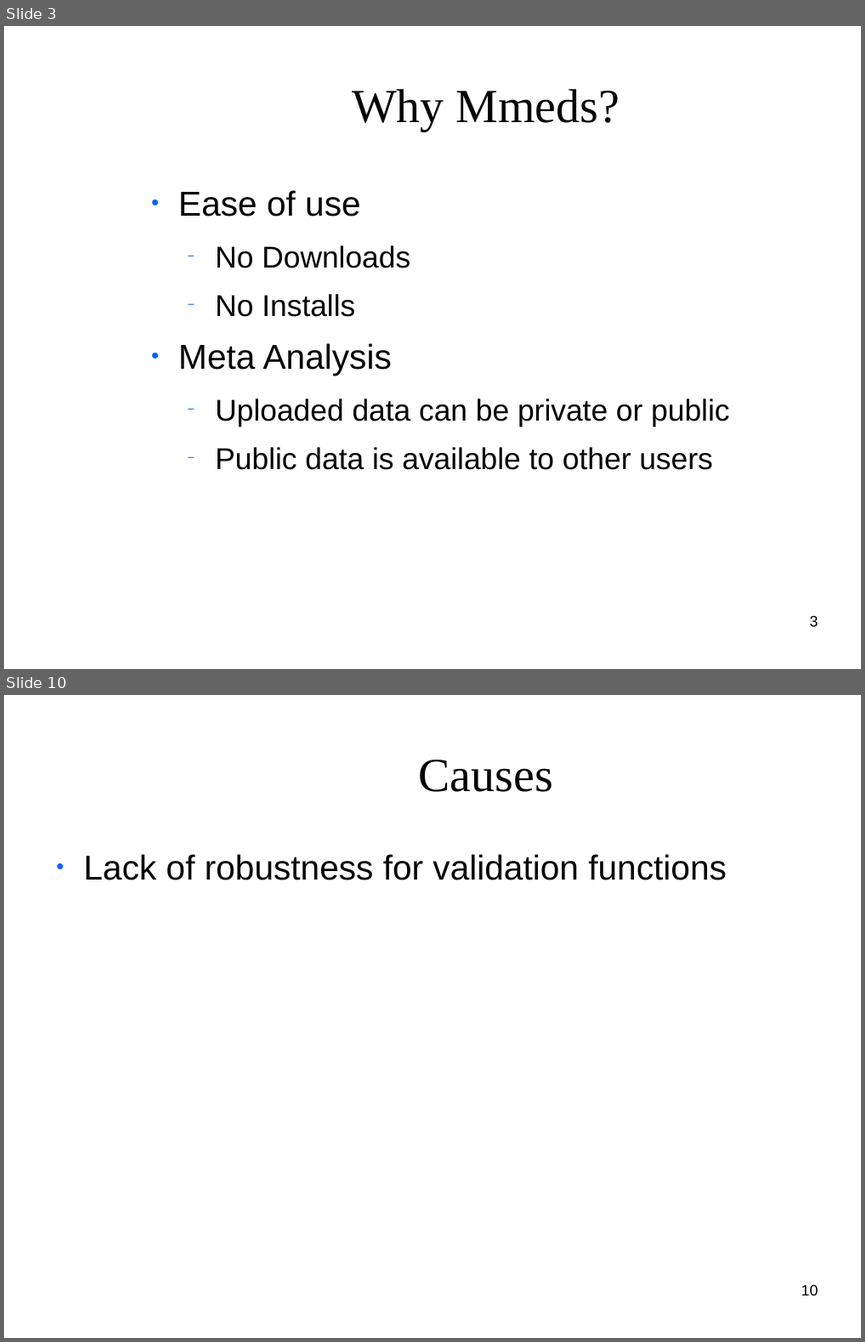
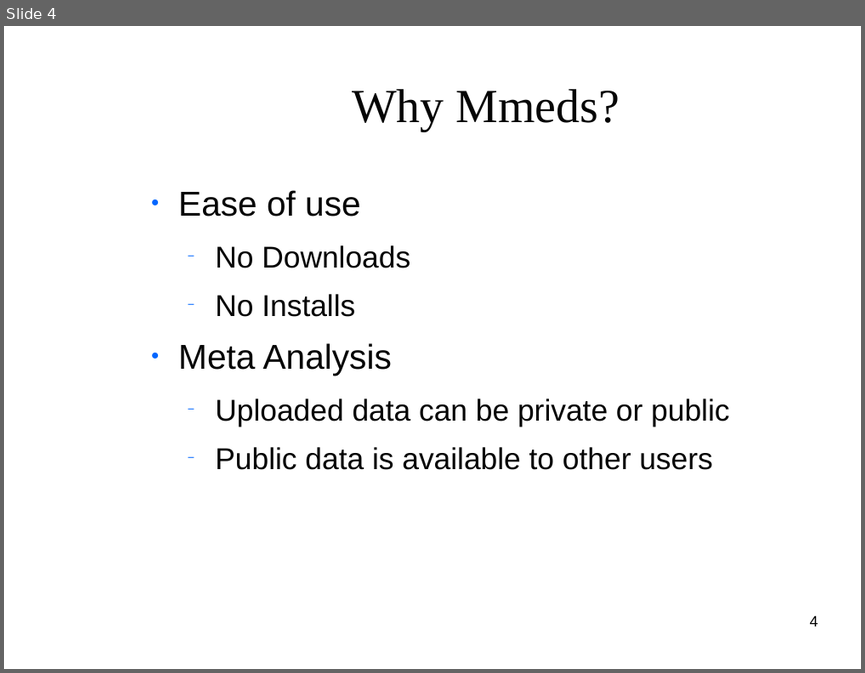
Before and after one commit to clemente-lab/mmeds-meta, a slide deck: sql/mmeds.odp. Shown one above the other, each under a label of ours: slides 3 and 10 before the commit, slide 4 after it; the slides between them are not shown. The pictures are 865x1342 and 865x673 pixels, drawn with LibreOffice and Linux fonts; fonts in the diff are those of the drawing; background and template pictures are left out. Boxes give left, top, right and bottom in pixels: in the first picture for what was removed or moved away, otherwise in the second. Text is boxed around its words. In the diff, an @@ line names an element or a change of style, - is before the commit and + after.

```diff
--- a/sql/mmeds.odp
+++ b/sql/mmeds.odp
@@ slide 10 removed at (x1=4, y1=695, x2=861, y2=1338), background picture (left out) @@
@@ title removed at (x1=419, y1=760, x2=553, y2=792) @@
-Causes
@@ text removed at (x1=84, y1=854, x2=726, y2=880) @@
-● Lack of robustness for validation functions
@@ page number removed at (x1=801, y1=1284, x2=818, y2=1295) @@
-10
@@ what was slide 3 is now slide 4 @@
@@ page number at (x1=810, y1=615, x2=818, y2=626): text changed @@
-3
+4
```
Also in this commit, not shown: 7 slides changed, 4 slides added, 2 other slides removed, 25 other files.
